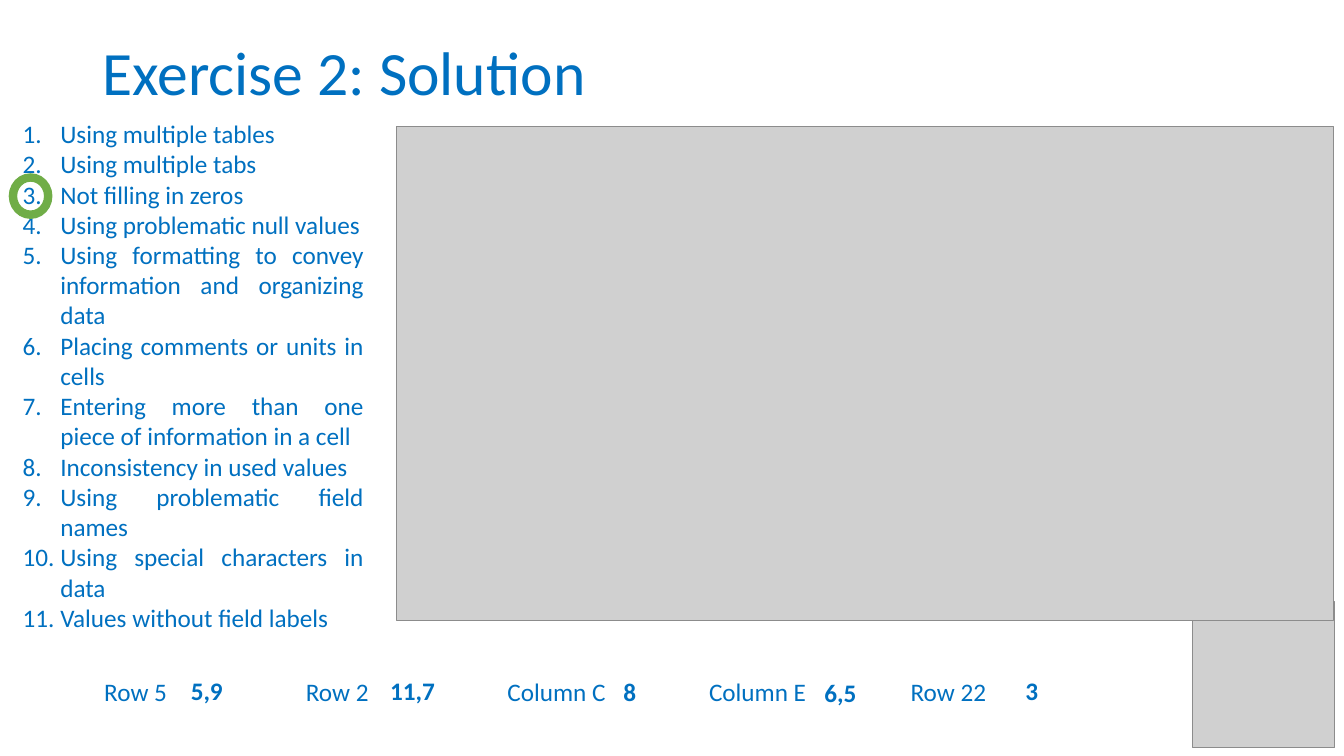
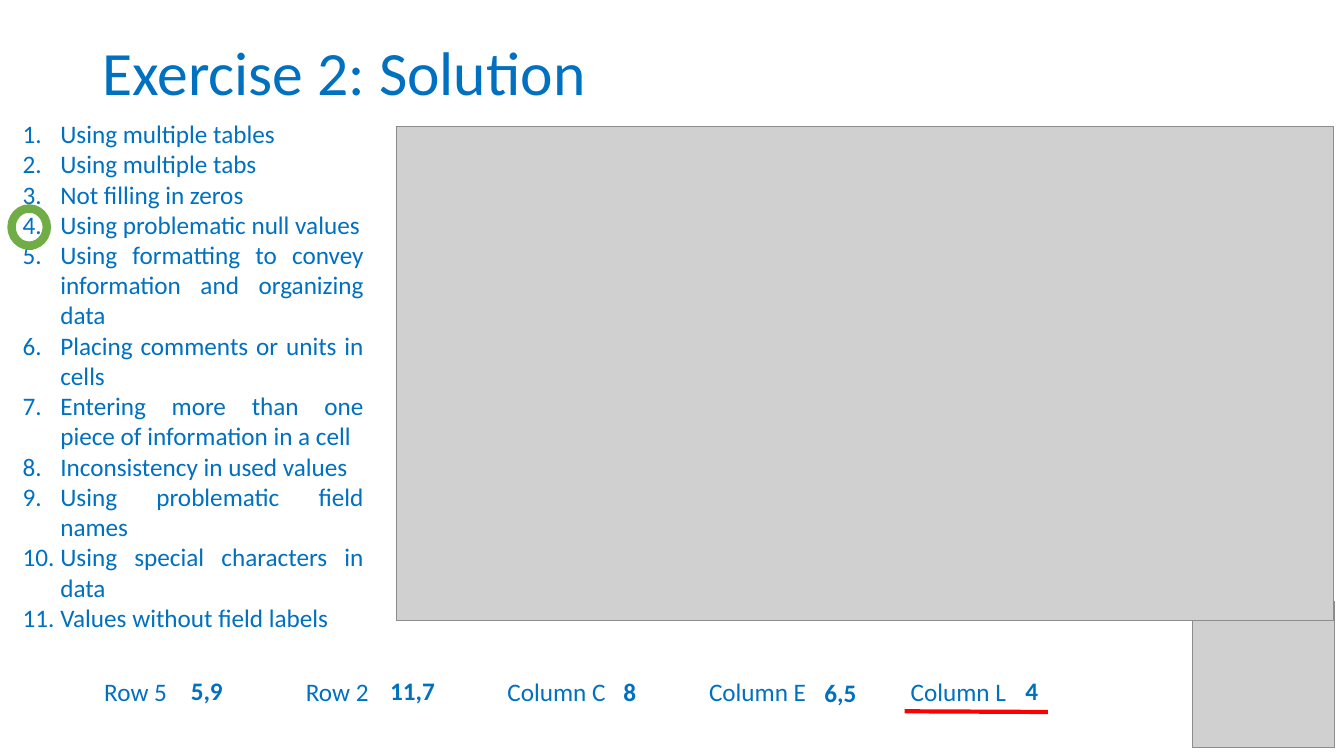
Before and after one commit to tzielins/private-fair-for-busy-biologists, a slide deck: slide 21 of instructors/03_Data-in-excel_v3.3.pptx (slide 23 before the commit). Drawn at 1344x756 pixels with LibreOffice and Linux fonts; fonts in the diff are those of the drawing; grey boxes stand for pictures; background and template pictures are left out. Boxes give left, top, right and bottom in pixels: in the first picture for what was removed or moved away, otherwise in the second. Text is boxed around its words. In the diff, an @@ line names an element or a change of style, - is before the commit and + after.

```diff
--- a/instructors/03_Data-in-excel_v3.3.pptx
+++ b/instructors/03_Data-in-excel_v3.3.pptx
@@ ellipse moved from (x1=13, y1=177, x2=48, y2=215) to (x1=11, y1=209, x2=46, y2=246) @@
@@ text at (x1=104, y1=683, x2=1006, y2=702): text changed @@
-Row 5 Row 2 Column C Column E Row 22
+Row 5 Row 2 Column C Column E Column L
@@ text at (x1=1025, y1=683, x2=1038, y2=700): text changed @@
-3
+4
@@ line added from (904, 712) to (1049, 712), #FF0000 3 pt @@
```
Also in this commit, not shown: 16 other slides changed, 3 slides removed, 1 other file.
